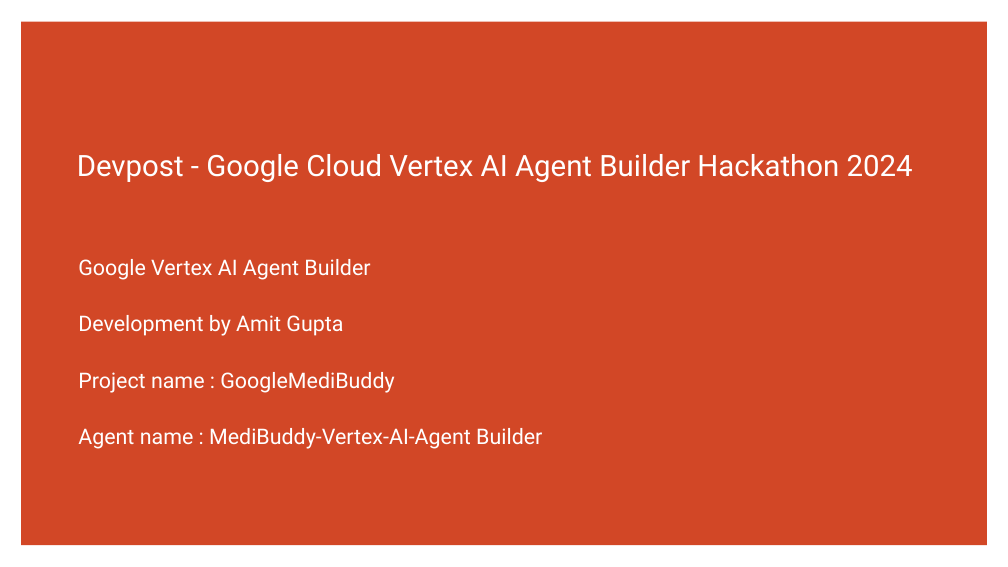
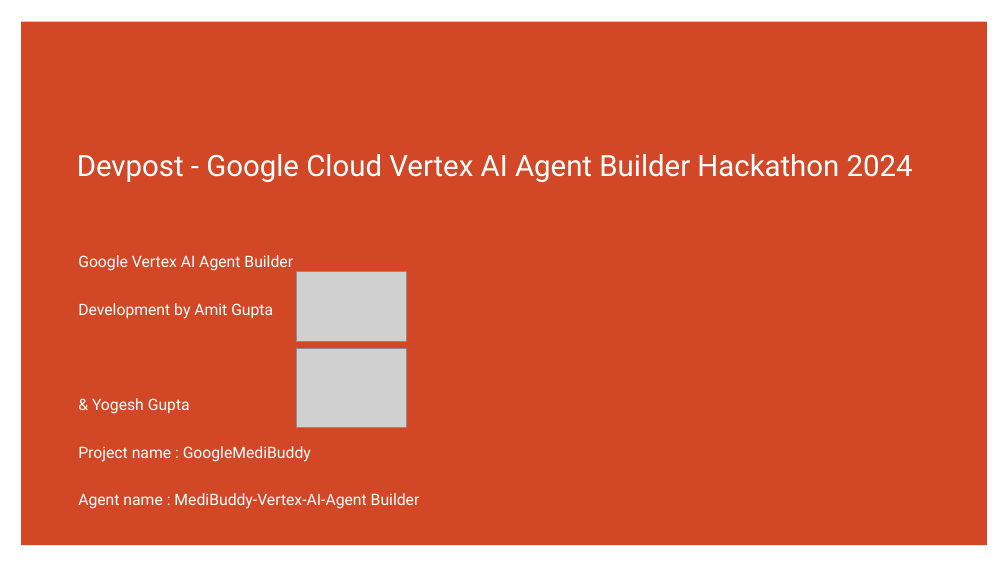
Before and after one commit to amitguptadit/GoogleVertexAI-HealthcareAsistanceAgent, a slide deck: slide 1 of GoogleMediBuddy/PPT/Devpost Hackathon events_ppt.pptx. Drawn at 1008x567 pixels with LibreOffice and Linux fonts; fonts in the diff are those of the drawing; grey boxes stand for pictures. Boxes give left, top, right and bottom in pixels: in the first picture for what was removed or moved away, otherwise in the second. Text is boxed around its words. In the diff, an @@ line names an element or a change of style, - is before the commit and + after.

Commit message:
adding PPT for Google Devpost Hackathon events of my project GoogleMediBuddy

```diff
--- a/GoogleMediBuddy/PPT/Devpost Hackathon events_ppt.pptx
+++ b/GoogleMediBuddy/PPT/Devpost Hackathon events_ppt.pptx
@@ subtitle at [78,255,420,509]: size 20.4 to 15 pt @@
@@ picture added at [296,272,406,342] @@
@@ picture added at [296,349,406,427] @@
@@ subtitle at [92,398,190,414]: paragraph added @@
+& Yogesh Gupta
```
Also in this commit, not shown: 2 other slides changed.
